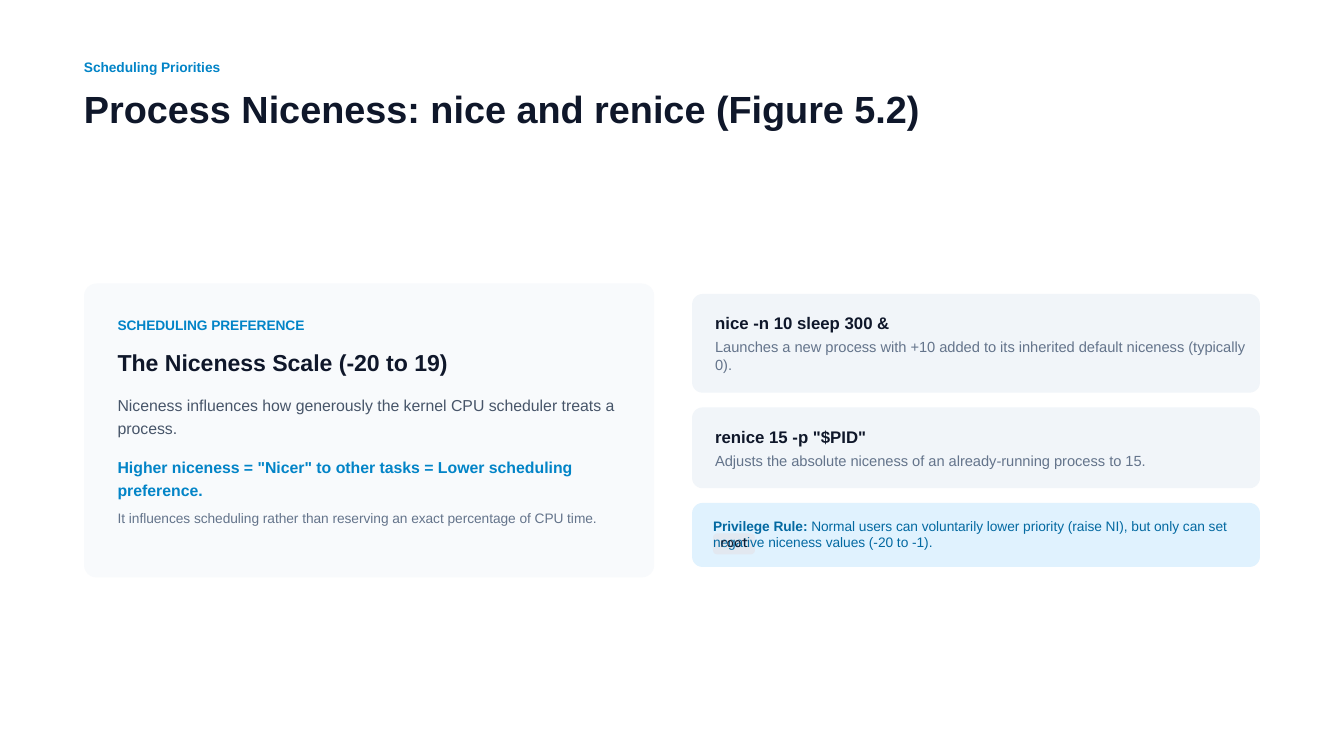
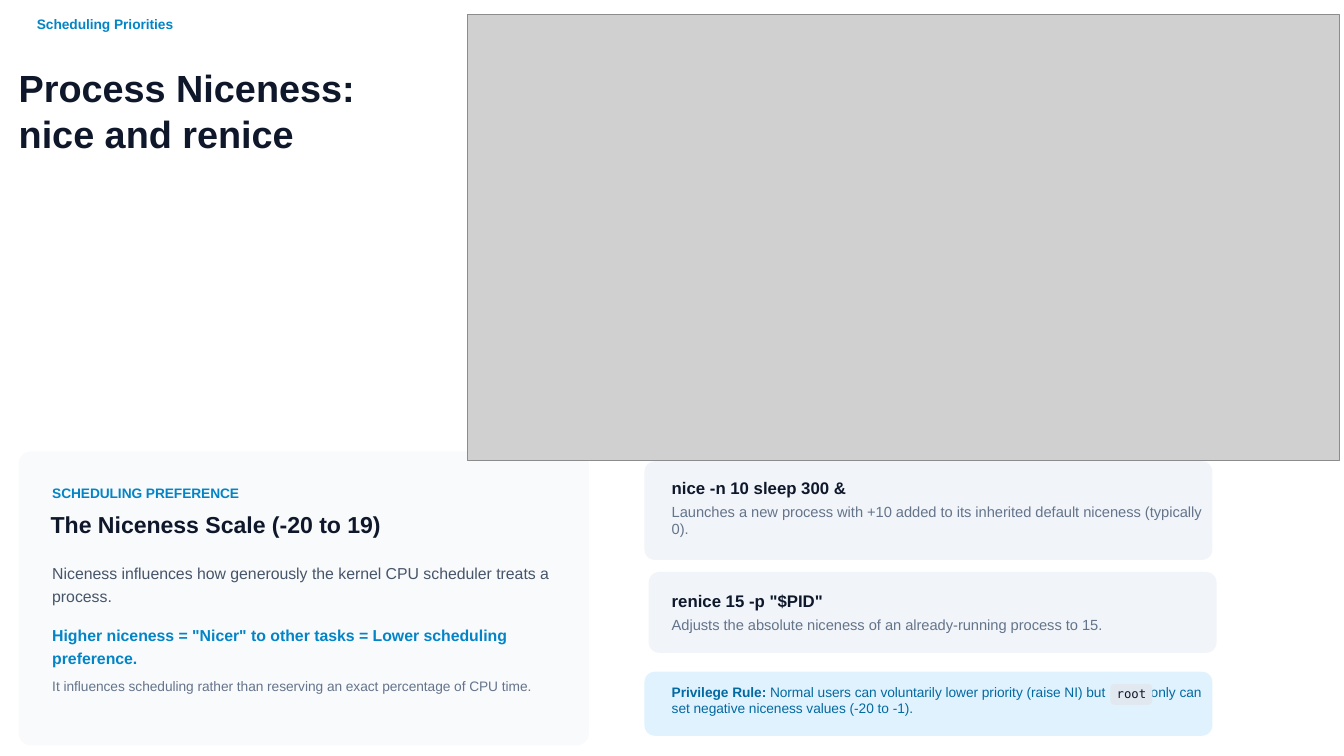
Before and after one commit to flybfree/Linux_Introduction_recovered, a slide deck: slide 11 of Presentation/Lesson 5_ Processes and Job Control.pptx (slide 10 before the commit). Drawn at 1344x756 pixels with LibreOffice and Linux fonts; fonts in the diff are those of the drawing; grey boxes stand for pictures. Boxes give left, top, right and bottom in pixels: in the first picture for what was removed or moved away, otherwise in the second. Text is boxed around its words. In the diff, an @@ line names an element or a change of style, - is before the commit and + after.

```diff
--- a/Presentation/Lesson 5_ Processes and Job Control.pptx
+++ b/Presentation/Lesson 5_ Processes and Job Control.pptx
@@ text "Scheduling Priorities": place and size @@
-text "Scheduling Priorities" at box(84, 62, 220, 75)
+text "Scheduling Priorities" at box(37, 19, 173, 32)
@@ picture added at box(468, 14, 1339, 460) @@
@@ text at box(19, 74, 355, 149): text changed @@
-Process Niceness: nice and renice (Figure 5.2)
+Process Niceness:
+nice and renice
@@ 3 texts, 1 rounded rectangle: place and size @@
-3 texts, 1 rounded rectangle at box(84, 283, 654, 578)
+3 texts, 1 rounded rectangle at box(18, 452, 589, 746)
@@ rounded rectangle: place and size @@
-rounded rectangle at box(693, 294, 1260, 393)
+rounded rectangle at box(644, 462, 1212, 561)
@@ text "SCHEDULING PREFERENCE": place and size @@
-text "SCHEDULING PREFERENCE" at box(118, 320, 304, 330)
+text "SCHEDULING PREFERENCE" at box(52, 488, 239, 498)
@@ text "The Niceness Scale (-20 to ...": place and size @@
-text "The Niceness Scale (-20 to ..." at box(118, 354, 447, 376)
+text "The Niceness Scale (-20 to ..." at box(51, 516, 380, 538)
@@ 4 texts, 1 rounded rectangle: place and size @@
-4 texts, 1 rounded rectangle at box(693, 317, 1260, 488)
+4 texts, 1 rounded rectangle at box(649, 482, 1217, 652)
@@ rounded rectangle: place and size @@
-rounded rectangle at box(693, 503, 1260, 568)
+rounded rectangle at box(644, 671, 1212, 736)
@@ text at box(672, 687, 1202, 716): text changed @@
-Privilege Rule: Normal users can voluntarily lower priority (raise NI), but only can set negative niceness values (-20 to -1).
+Privilege Rule: Normal users can voluntarily lower priority (raise NI) but only can set negative niceness values (-20 to -1).
@@ rounded rectangle: place and size @@
-rounded rectangle at box(713, 533, 755, 555)
+rounded rectangle at box(1111, 684, 1153, 705)
@@ text "root" rewrapped from box(719, 537, 749, 550) to box(1117, 689, 1147, 698) @@
```
Also in this commit, not shown: 8 other slides changed, 1 slide added, 7 other files.
